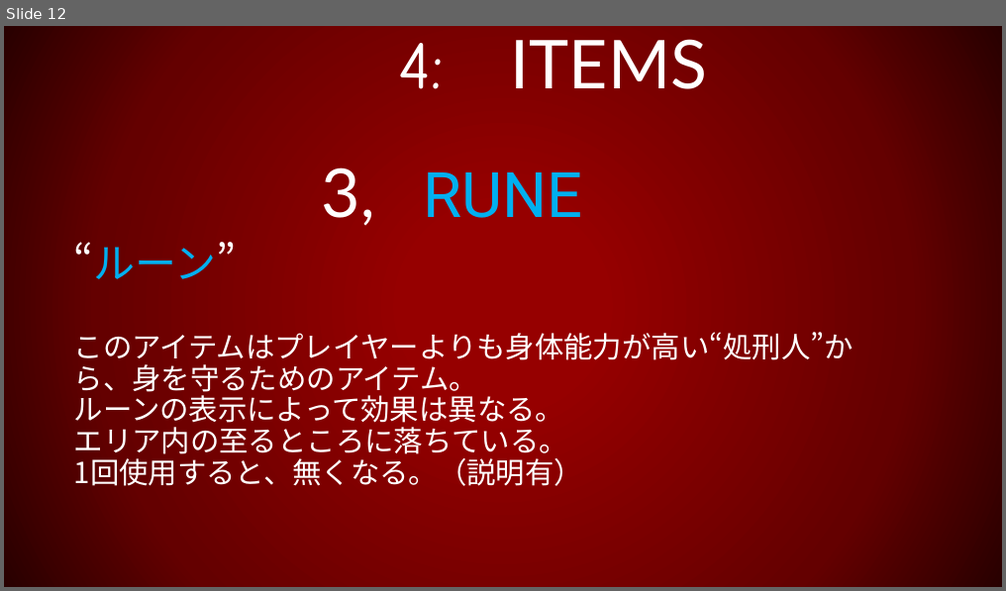
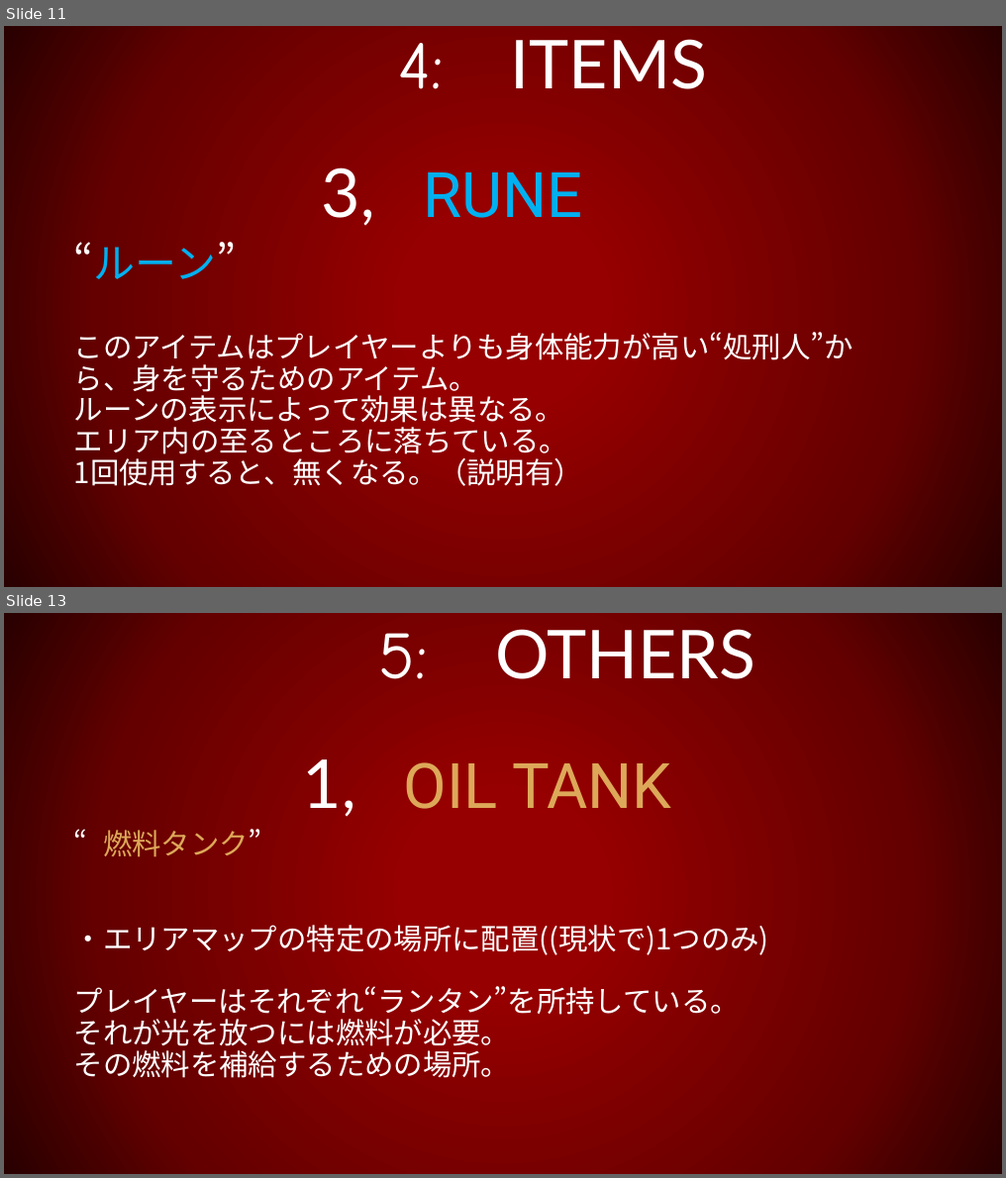
Before and after one commit to 1816025/UE4-Project, a slide deck: TEAM2020.pptx. Shown one above the other, each under a label of ours: slide 12 before the commit, slides 11 and 13 after it; the slides between them are not shown. The pictures are 1006x591 and 1006x1178 pixels, drawn with LibreOffice and Linux fonts; fonts in the diff are those of the drawing. Boxes give left, top, right and bottom in pixels: in the first picture for what was removed or moved away, otherwise in the second. Text is boxed around its words. In the diff, an @@ line names an element or a change of style, - is before the commit and + after.

```diff
--- a/TEAM2020.pptx
+++ b/TEAM2020.pptx
@@ slide 13 added at bbox=[4, 613, 1002, 1174], background gradient #960000 to #650000 to #290000 @@
@@ title added at bbox=[303, 629, 755, 809], 64.8 pt, text #FFFFFF @@
+5: OTHERS
+1, OIL TANK
@@ text added at bbox=[74, 829, 769, 1083], 28 pt, text #FFFFFF @@
+“燃料タンク”
+・エリアマップの特定の場所に配置((現状で)1つのみ)
+プレイヤーはそれぞれ“ランタン”を所持している。
+それが光を放つには燃料が必要。
+その燃料を補給するための場所。
@@ what was slide 12 is now slide 11 @@
```
Also in this commit, not shown: 9 slides changed, 3 other slides added, 6 slides removed.
